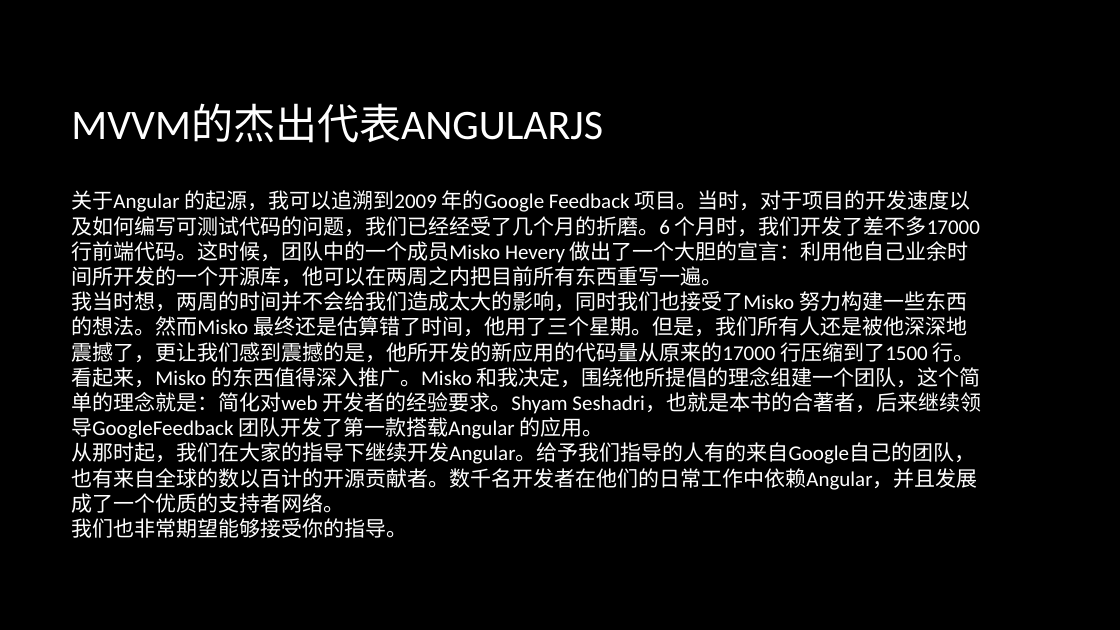
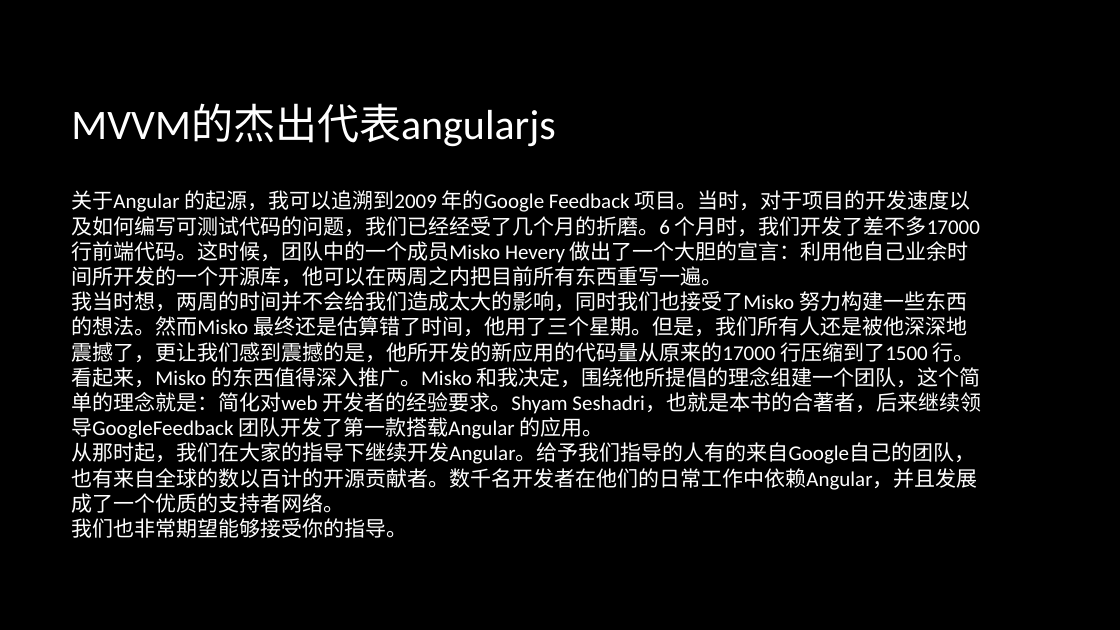
Before and after one commit to zhanglingkang/study, a slide deck: slide 8 of article/front-end/前端技术分享.pptx (slide 5 before the commit). Drawn at 1120x630 pixels with LibreOffice and Linux fonts; fonts in the diff are those of the drawing; background and template pictures are left out. Boxes give left, top, right and bottom in pixels: in the first picture for what was removed or moved away, otherwise in the second. Text is boxed around its words. In the diff, an @@ line names an element or a change of style, - is before the commit and + after.

```diff
--- a/article/front-end/前端技术分享.pptx
+++ b/article/front-end/前端技术分享.pptx
@@ title at (71,105,555,147): text changed @@
-MVVM的杰出代表ANGULARJS
+MVVM的杰出代表angularjs
```
Also in this commit, not shown: 3 slides added, 2 other files.
